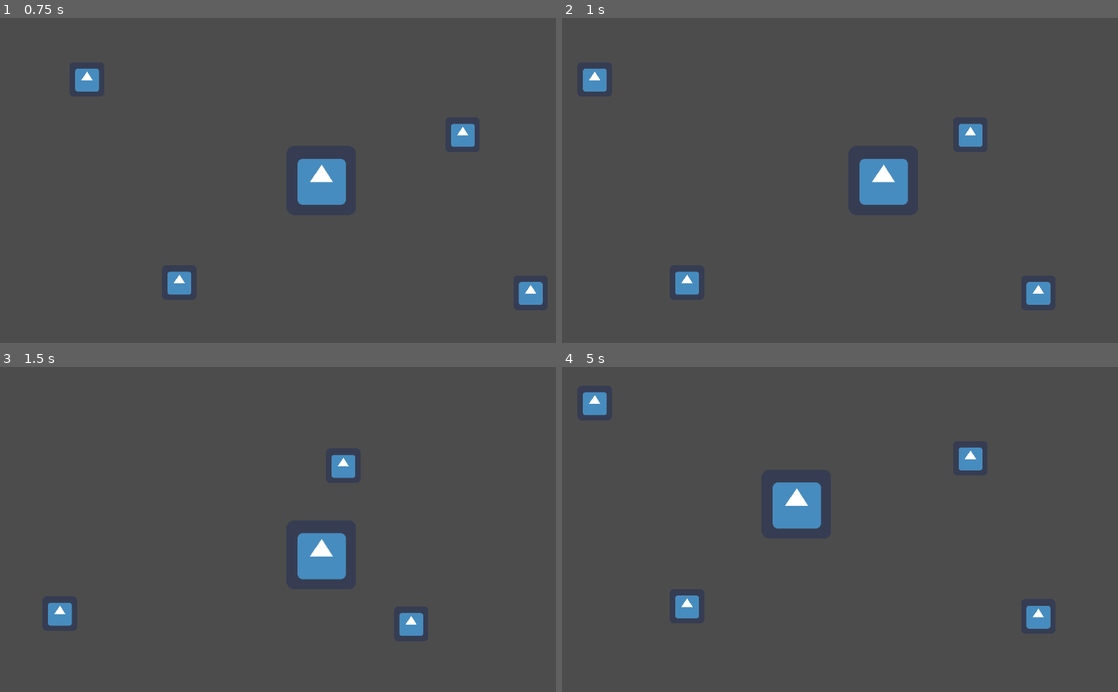
Above: before the commit, frames 1-4 (two rows, left to right).
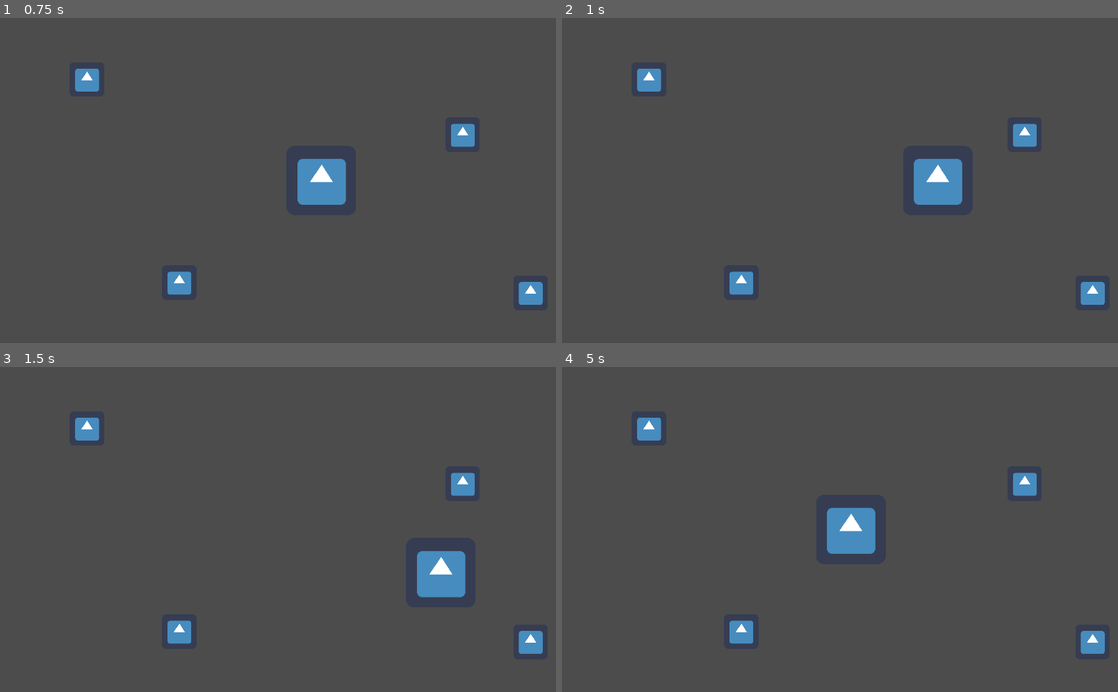
Above: after the commit, the same moments.

Repository: nthana/Camera2DSmoothDrag
Game: Godot game, scene res://Main.tscn
The game is run twice, just before and just after one commit, with the same random seed, the same clock (stepped at 60 frames per second) and the same inputs. The engine's default icon, where the game draws it, is replaced by a stand-in: a white triangle on a blue panel in a dark square.
Inputs:
- Up to frame 1 (0.75 s): tap Enter at 0.5 s; hold Right from 0.53 s (still down)
- Up to frame 2 (1 s): keep holding Right
- Up to frame 3 (1.5 s): release Right at 1.28 s; hold Down from 1.28 s (still down)
- Up to frame 4 (5 s): release Down at 2.03 s; hold Right 2.03-2.78 s; hold Up 2.78-3.53 s; hold Left from 3.53 s (still down)

Frame 1 is identical in both runs. In frame 2, 4.9% of the frame differs, in the area x 3-98%, y 15-89%; in frame 3, 4.6%; in frame 4, 4.9%, in the area x 3-98%, y 7-89%.
Error after the commit: Parse Error: The identifier "DRAG_MODE" isn't declared in the current scope. (res://Camera2DSmoothDrag.gd:53)

Commit message:
add 3 camera drag modes
CameraMode can be set separately for each Axis (Horizontal & Vertical)

CameraMode {DRAG_MODE = 1, PRECISE_MODE, IGNORE_MODE}

DRAG_MODE  to drag within drag_magin_left, right, top, bottom
PRECISE_MODE to make the camera follows the character exactly (no margin)
IGNORE_MODE to ignore character position. The camera will not move in that axis.

Diff:
--- a/Camera2DSmoothDrag.gd
+++ b/Camera2DSmoothDrag.gd
@@ -1,4 +1,22 @@
 extends Camera2D
+
+enum CameraMode {DRAG_MODE = 1, PRECISE_MODE, IGNORE_MODE}
+
+export (CameraMode) var drag_mode_H = 1
+export (CameraMode) var drag_mode_V = 1
+
+# Usage:
+# 1. attach this class under a Camera2D
+# 2. the camera2D should be independent to the character
+# 3. whenever the character's position is changed,
+#     should call notify_character_position(character.global_position)
+#        or notify_character_changed(character)
+
+# External fields used:
+#   drag_margin_left, drag_margin_right
+#   drag_margin_top, drag_margin_bottom
+# Assumption:
+#   global_canvas_transform and canvas_transform's scales = (1,1)
 
 var screen_margin_right
 var screen_margin_left
@@ -8,34 +26,54 @@
 func _ready():
 	refresh_parameters()
 
-# if viewport screen size or drag_margin... are changed,
-#     then need to call update_parameters()
+# if the viewport size or drag_margin are changed,
+#     should call refresh_parameters()
 func refresh_parameters():
-	var half_screen = get_viewport().size / 2
+	var half_screen = get_logical_viewport_size() / 2
 	screen_margin_right = half_screen.x*drag_margin_right
 	screen_margin_left = -half_screen.x*drag_margin_left
 	screen_margin_bottom = half_screen.y*drag_margin_bottom
 	screen_margin_top = -half_screen.y*drag_margin_top
 
+func get_logical_viewport_size():
+	var viewport = self.get_viewport()
+	if !viewport.is_size_override_enabled():
+		return viewport.size
+	else:
+		return viewport.get_size_override()
+
+func notify_character_changed(character):
+	notify_character_position(character.global_position)
+
 func notify_character_position(char_global_pos):
+	if !self.current:
+		return
+
 	var dif
-
-	dif = char_global_pos.x - (global_position.x + screen_margin_right)
-	if dif > 0:
-		global_position.x += dif
-		align()
-	else:
-		dif = char_global_pos.x - (global_position.x + screen_margin_left)
-		if dif < 0:
+	if drag_mode_H == DRAG_MODE:
+		dif = char_global_pos.x - (global_position.x + screen_margin_right)
+		if dif > 0:
 			global_position.x += dif
 			align()
+		else:
+			dif = char_global_pos.x - (global_position.x + screen_margin_left)
+			if dif < 0:
+				global_position.x += dif
+				align()
+	elif drag_mode_H == PRECISE_MODE:
+		global_position.x = char_global_pos.x
+		align()
 
-	dif = char_global_pos.y - (global_position.y + screen_margin_bottom)
-	if dif > 0:
-		global_position.y += dif
-		align()
-	else:
-		dif = char_global_pos.y - (global_position.y + screen_margin_top)
-		if dif < 0:
+	if drag_mode_V == DRAG_MODE:
+		dif = char_global_pos.y - (global_position.y + screen_margin_bottom)
+		if dif > 0:
 			global_position.y += dif
 			align()
+		else:
+			dif = char_global_pos.y - (global_position.y + screen_margin_top)
+			if dif < 0:
+				global_position.y += dif
+				align()
+	elif drag_mode_V == PRECISE_MODE:
+		global_position.y = char_global_pos.y
+		align()
--- a/Main.tscn
+++ b/Main.tscn
@@ -33,6 +33,8 @@
 editor_draw_drag_margin = true
 script = ExtResource( 1 )
 _sections_unfolded = [ "Drag Margin", "Editor", "Pause", "Smoothing", "Transform" ]
+drag_mode_H = 1
+drag_mode_V = 1
 
 [node name="Character" type="Node2D" parent="." index="1"]
 
